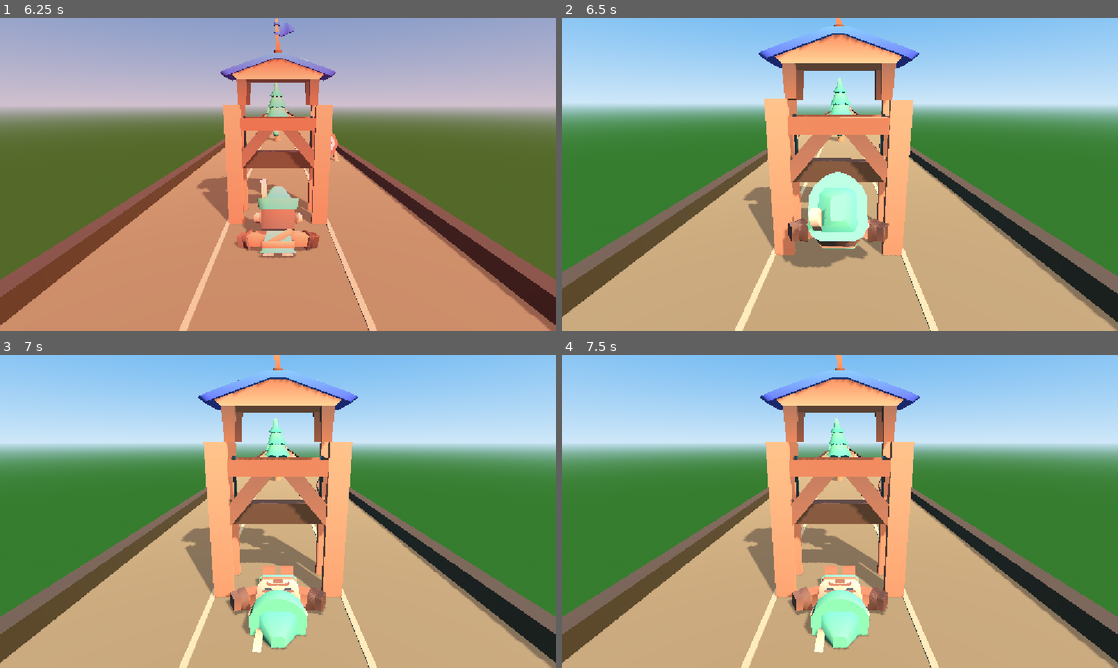
Above: before the commit, frames 1-4 (two rows, left to right).
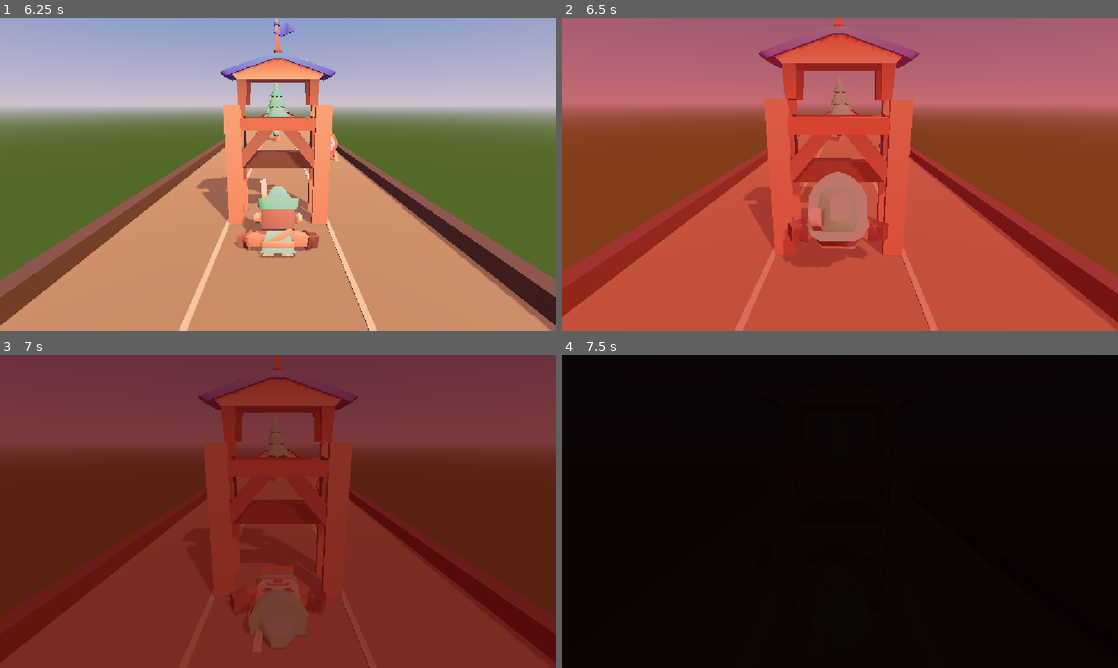
Above: after the commit, the same moments.

Repository: emrullah-enis-ctnky/RobinRunnerGame-Godot
Game: Godot game, scene res://scenes/world/world.tscn
Two runs of this game, one before a commit and one after it. Both use one fixed random seed, a clock stepped at 60 frames per second and the inputs below.
Inputs (mouse positions are in pixels of both pictures, inside the frame that each line leads up to):
- Up to frame 1 (6.25 s): tap Enter (ui_accept) at 0.5 s; move the mouse to (400, 158) at 0.52 s; hold Right (move_right) 0.53-1.25 s; click (400, 158) at 0.67 s; tap Space (jump) at 0.77, 1.07, 3.77, 4.07 s; drag from (166, 190) to (250, 237) at 1.27 s; move the mouse to (333, 105) at 2.02 s; hold Right (move_right) 2.03-2.75 s; drag from (250, 237) to (111, 127) at 2.77 s; move the mouse to (444, 221) at 3.52 s; hold Left (move_left) 3.53-4.25 s; drag from (111, 127) to (194, 96) at 4.27 s; move the mouse to (305, 174) at 5.02 s; hold S (move_down) 5.03-5.75 s; click (305, 174) at 5.17 s; drag from (194, 96) to (166, 190) at 5.77 s
- Up to frame 2 (6.5 s): no input
- Up to frame 3 (7 s): move the mouse to (400, 495) at 6.52 s; hold Up (ui_up) from 6.53 s (still down); tap Space (jump) at 6.77 s
- Up to frame 4 (7.5 s): tap Space (jump) at 7.07 s; release Up (ui_up) at 7.25 s; drag from (728, 527) to (812, 574) at 7.27 s

Frame 1 is identical in both runs. In frame 2, 100% of the frame differs, in the area x 0-100%, y 0-100%; in frame 3, 100%; in frame 4, 100%.

Commit message:
feat(animation): fade the damage overlay to black on death
When the player dies, DamageOverlay leaves the damage pulse and runs a
one-shot fade that deepens the impact red all the way to solid black
across death_fade_time (1.2s). A lethal hit and a fatal follow-up inside
the damage window now both end on a black screen, and the overlay resets
on game restart.

Co-authored-by: CommandCodeBot <noreply@commandcode.ai>

Diff:
--- a/scripts/ui/damage_overlay.gd
+++ b/scripts/ui/damage_overlay.gd
@@ -1,18 +1,22 @@
 class_name DamageOverlay
 extends CanvasLayer
-## Full-screen red pulse shown while the player sits inside the damage window.
+## Full-screen red pulse shown inside the damage window, darkening to black on death.
 
 @export var flash_color: Color = Color(0.85, 0.05, 0.05)
 @export_range(0.5, 20.0, 0.1) var pulse_hz: float = 6.0
 @export_range(0.0, 1.0, 0.01) var peak_alpha: float = 0.45
 @export_range(0.0, 1.0, 0.01) var min_alpha: float = 0.08
 @export var fade_out_time: float = 1.0
+@export_range(0.0, 5.0, 0.05) var death_fade_time: float = 1.2
+@export_range(0.0, 1.0, 0.01) var death_start_alpha: float = 0.5
 
 @onready var _tint: ColorRect = $Tint
 
 var _active: bool = false
 var _remaining: float = 0.0
 var _phase: float = 0.0
+var _dying: bool = false
+var _death_elapsed: float = 0.0
 
 
 ## Seeds the tint and connects the overlay to the player's damage and run-end signals.
@@ -23,20 +27,34 @@
 	if has_node("/root/EventBus"):
 		var bus: Node = get_node("/root/EventBus")
 		bus.player_damaged.connect(_on_player_damaged)
-		bus.player_died.connect(_clear)
+		bus.player_died.connect(_on_player_died)
 		bus.game_restarted.connect(_clear)
 
 
 ## Starts a fresh pulse for the given damage window duration.
 func _on_player_damaged(window_duration: float) -> void:
 	_active = true
+	_dying = false
 	_remaining = maxf(window_duration, 0.01)
 	_phase = 0.0
 	_tint.visible = true
 
 
-## Pulses the tint for the damage window, then clears it when the window expires.
+## Begins the death fade that darkens the impact red all the way to black.
+func _on_player_died() -> void:
+	_active = false
+	_dying = true
+	_death_elapsed = 0.0
+	_tint.color = Color(flash_color.r, flash_color.g, flash_color.b, maxf(_tint.color.a, death_start_alpha))
+	_tint.visible = true
+
+
+## Drives the damage pulse or the death fade depending on the active state.
 func _process(delta: float) -> void:
+	if _dying:
+		_update_death_fade(delta)
+		return
+
 	if not _active:
 		return
 
@@ -52,9 +70,24 @@
 	_tint.color.a = alpha
 
 
-## Hides the overlay and resets its pulse state.
+## Deepens the tint from the impact red toward solid black across the fade time.
+func _update_death_fade(delta: float) -> void:
+	_death_elapsed += delta
+	var t: float = clampf(_death_elapsed / maxf(death_fade_time, 0.01), 0.0, 1.0)
+	_tint.color = Color(
+		lerpf(flash_color.r, 0.0, t),
+		lerpf(flash_color.g, 0.0, t),
+		lerpf(flash_color.b, 0.0, t),
+		lerpf(death_start_alpha, 1.0, t))
+	if t >= 1.0:
+		_dying = false
+
+
+## Hides the overlay and resets its pulse and death-fade state.
 func _clear() -> void:
 	_active = false
+	_dying = false
 	_remaining = 0.0
+	_death_elapsed = 0.0
 	_tint.color.a = 0.0
 	_tint.visible = false
Not shown, changed: README.md
Not shown, changed: memory-bank/progress.md
